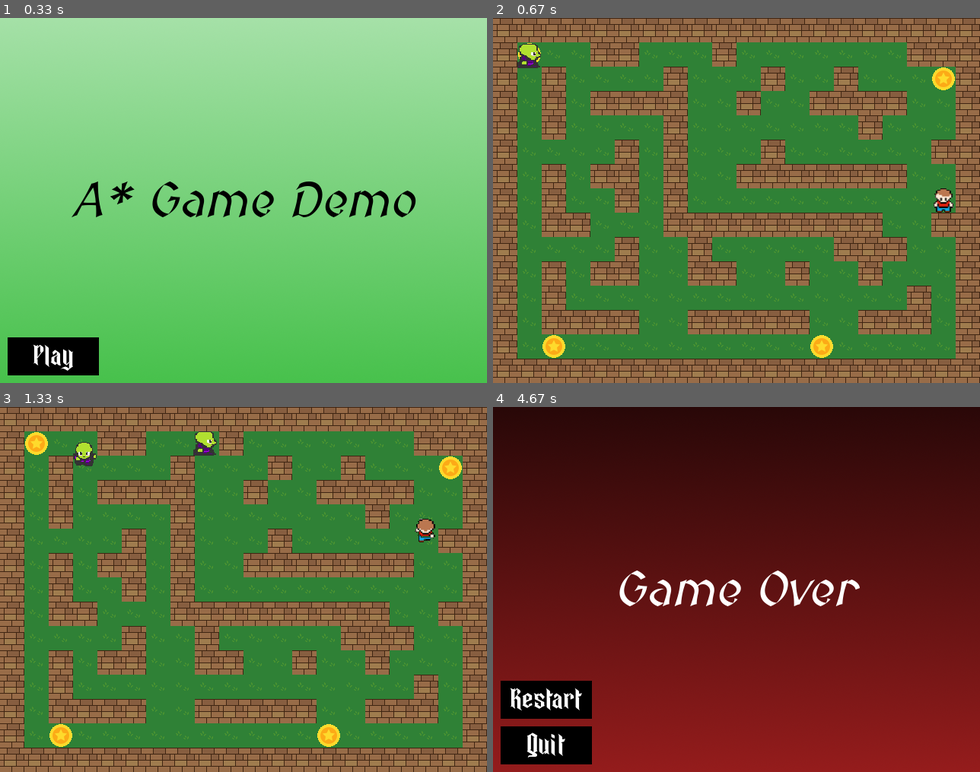
Above: before the commit, frames 1-4 (two rows, left to right).
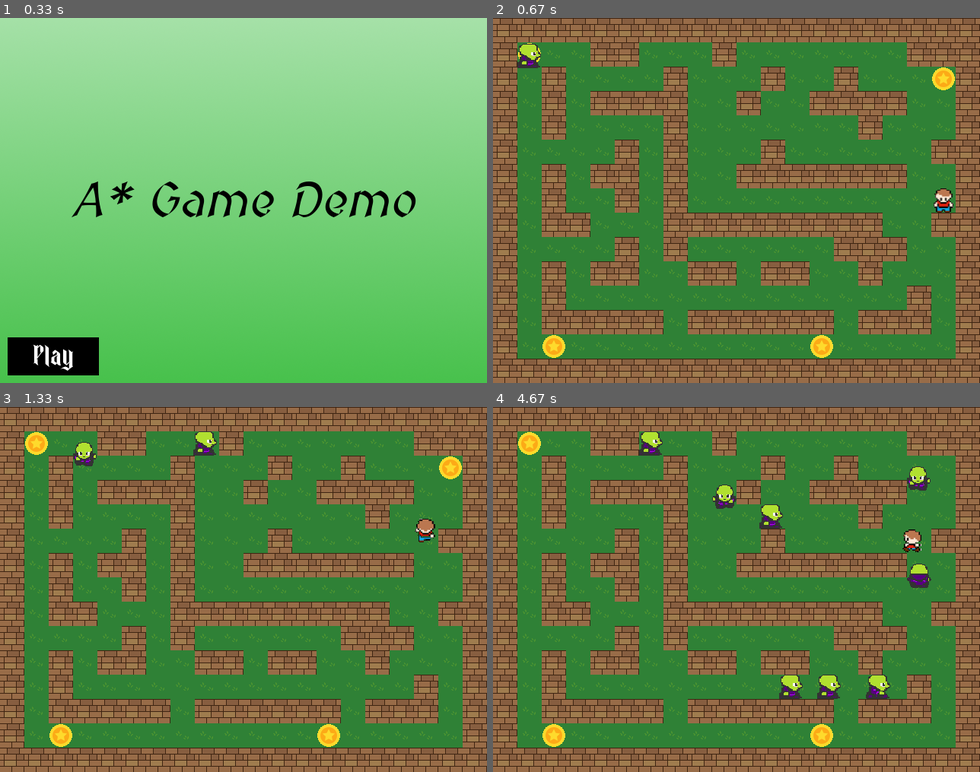
Above: after the commit, the same moments.

Repository: DannyCamacho/coin-chase-pygame
Game: pygame game, started from main.py
Two runs of this game, one before a commit and one after it. Both use one fixed random seed, a clock stepped at 60 frames per second and the inputs below.
Inputs (mouse positions are in pixels of both pictures, inside the frame that each line leads up to):
- Up to frame 1 (0.33 s): no input
- Up to frame 2 (0.67 s): click (546, 357) at 0.38 s
- Up to frame 3 (1.33 s): tap A at 0.67 s; tap E at 1.07 s
- Up to frame 4 (4.67 s): tap E at 1.37, 1.57, 1.9, 2.2, 3.05 s; tap A at 1.98, 3.38 s; hold Left 2.33-2.87 s; hold Down 2.9-3.2 s; hold Left 3.23-3.63 s; tap Space at 4.07 s; click (736, 633) at 4.45 s

Frame 1 is identical in both runs. In frame 2, 1.7% of the frame differs, in the area x 30-70%, y 60-87%; in frame 3, 1.7%; in frame 4, 99%, in the area x 0-100%, y 0-100%.

Commit message:
adjustment to tilemap

Diff:
--- a/config.py
+++ b/config.py
@@ -32,10 +32,10 @@
     'B.B.BB.B..BBBBBBB..B',
     'B.B..B.B..........PB',
     'B.BB...BBBBBBBBB..BB',
-    'B....B..B.....BBB..B',
-    'B.B.BB..BB..B..B...B',
+    'B....B.B......BBB..B',
+    'B.B.BB..BB.BB..B...B',
     'B.B..............B.B',
-    'B.BBBB..BBBBB..BBB.B',
+    'B.BBBBB.BBBBBB.BBB.B',
     'B.T..........T.....B',
     'BBBBBBBBBBBBBBBBBBBB',
 ]
